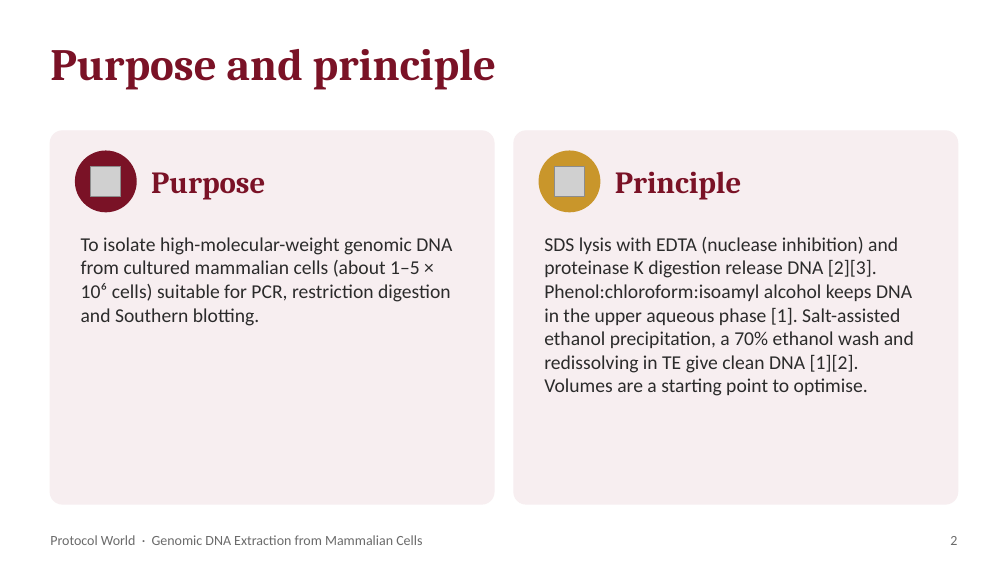
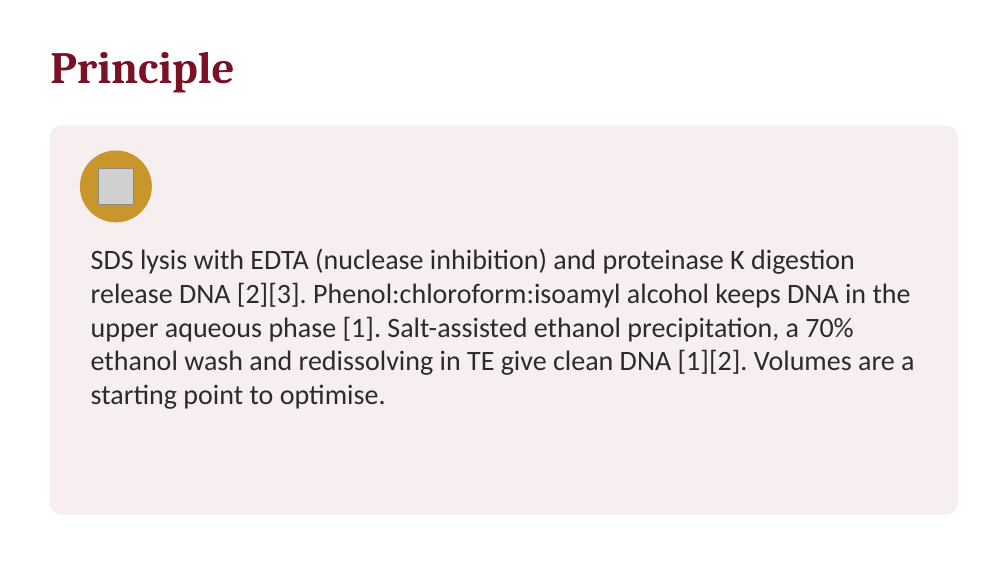
Before and after one commit to ProtocolWorld/ProtocolWorld, a slide deck: slide 3 of uploads/genomic-dna-extraction-from-mammalian-cells.pptx (slide 2 before the commit). Drawn at 1008x567 pixels with LibreOffice and Linux fonts; fonts in the diff are those of the drawing; grey boxes stand for pictures. Boxes give left, top, right and bottom in pixels: in the first picture for what was removed or moved away, otherwise in the second. Text is boxed around its words. In the diff, an @@ line names an element or a change of style, - is before the commit and + after.

```diff
--- a/uploads/genomic-dna-extraction-from-mammalian-cells.pptx
+++ b/uploads/genomic-dna-extraction-from-mammalian-cells.pptx
@@ text "Principle" moved from (x1=615, y1=171, x2=742, y2=200) to (x1=50, y1=52, x2=234, y2=93) @@
@@ text "Principle" at (x1=50, y1=52, x2=234, y2=93): size 22 to 32 pt @@
@@ text removed at (x1=50, y1=49, x2=496, y2=90) @@
-Purpose and principle
@@ rounded rectangle resized from (x1=50, y1=131, x2=494, y2=504) to (x1=50, y1=126, x2=958, y2=514) @@
@@ rounded rectangle at (x1=50, y1=126, x2=958, y2=514): proportions changed @@
@@ rounded rectangle removed at (x1=514, y1=131, x2=958, y2=504) @@
@@ ellipse resized from (x1=76, y1=151, x2=136, y2=212) to (x1=81, y1=151, x2=151, y2=222) @@
@@ ellipse at (x1=81, y1=151, x2=151, y2=222): fill #7A1226 to #C9962B; outline #7A1226 1 pt to #C9962B 1 pt @@
@@ picture removed at (x1=91, y1=166, x2=121, y2=197) @@
@@ picture resized from (x1=554, y1=166, x2=585, y2=197) to (x1=98, y1=169, x2=133, y2=205) @@
@@ text removed at (x1=151, y1=172, x2=265, y2=200) @@
-Purpose
@@ ellipse removed at (x1=539, y1=151, x2=600, y2=212) @@
@@ text removed at (x1=81, y1=237, x2=452, y2=326) @@
-To isolate high-molecular-weight genomic DNA from cultured mammalian cells (about 1–5 × 10⁶ cells) suitable for PCR, restriction digestion and Southern blotting.
@@ text "SDS lysis with EDTA (nuclease ..." moved from (x1=544, y1=237, x2=914, y2=396) to (x1=91, y1=248, x2=914, y2=409) @@
@@ text "SDS lysis with EDTA (nuclease ..." at (x1=91, y1=248, x2=914, y2=409): size 14 to 20 pt @@
@@ text removed at (x1=50, y1=535, x2=422, y2=545) @@
-Protocol World · Genomic DNA Extraction from Mammalian Cells
@@ text removed at (x1=950, y1=536, x2=957, y2=545) @@
-2
```
Also in this commit, not shown: 11 other slides changed, 6 slides added, 5 other files.
